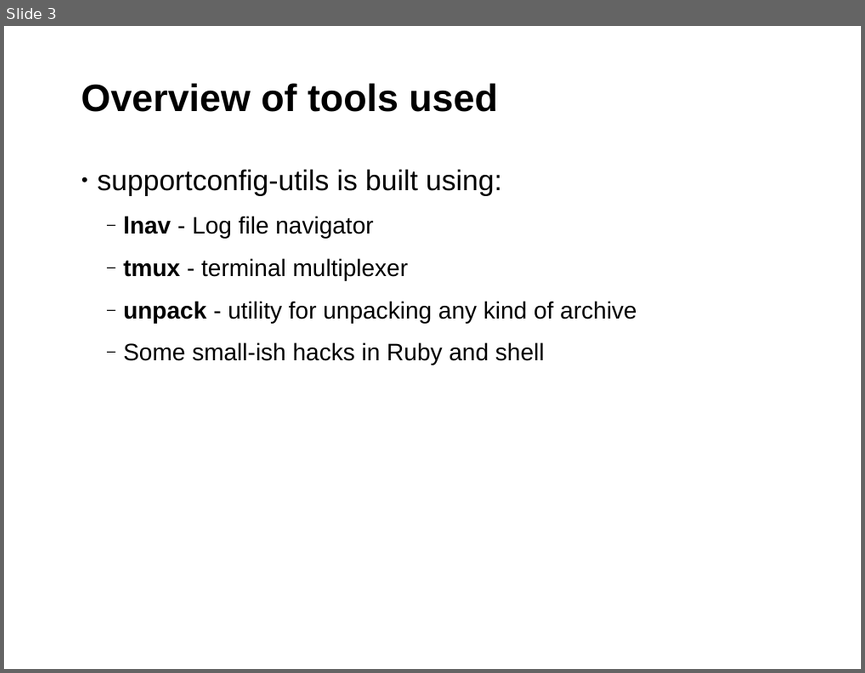
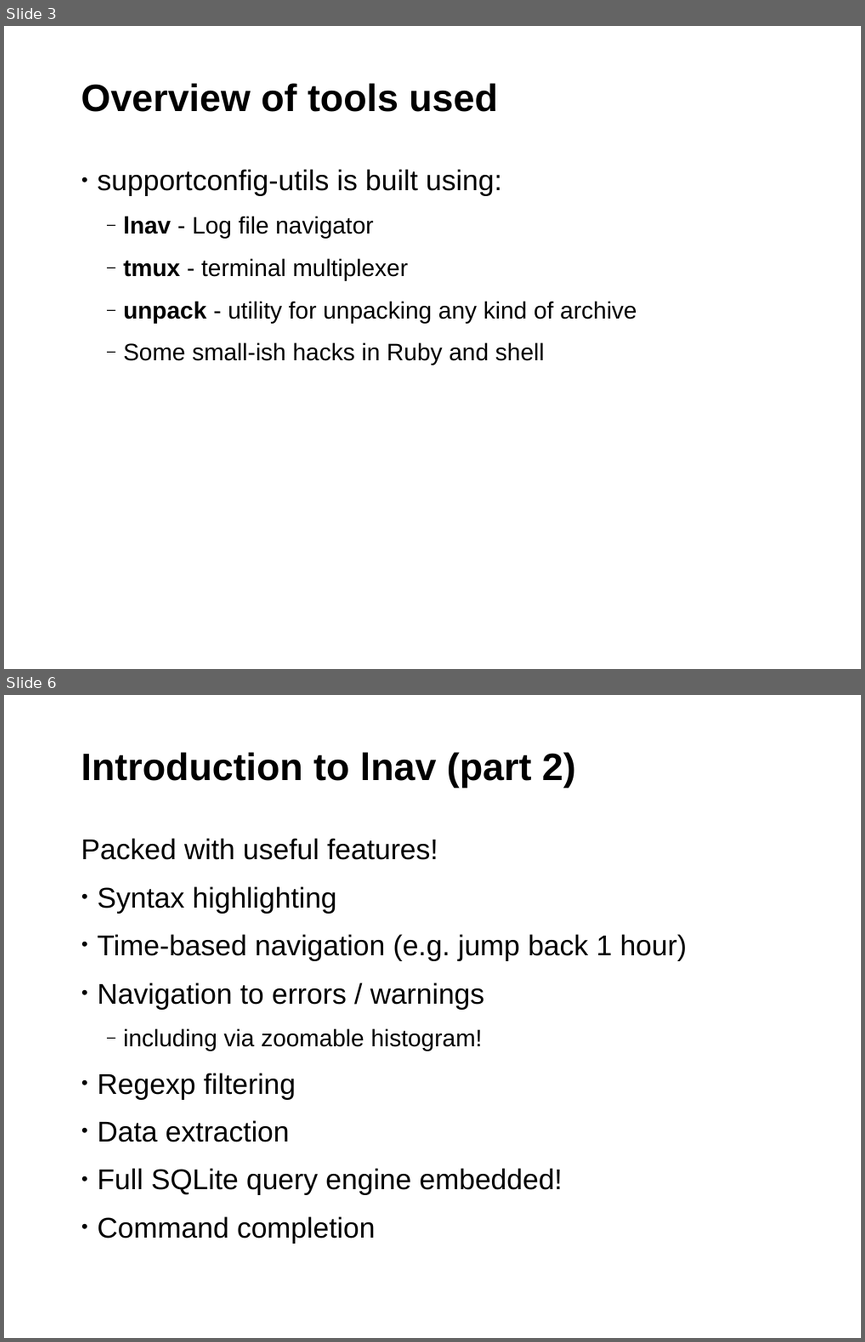
Before and after one commit to sayalilunkad/supportconfig-utils-slides, a slide deck: presentation.odp. Shown one above the other, each under a label of ours: slide 3 before the commit, slides 3 and 6 after it; the slides between them are not shown. The pictures are 865x673 and 865x1342 pixels, drawn with LibreOffice and Linux fonts; fonts in the diff are those of the drawing; background and template pictures are left out. Boxes give left, top, right and bottom in pixels: in the first picture for what was removed or moved away, otherwise in the second. Text is boxed around its words. In the diff, an @@ line names an element or a change of style, - is before the commit and + after.

Commit message:
lots more changes
Sorry, no time to break into smaller commits :-(

```diff
--- a/presentation.odp
+++ b/presentation.odp
@@ slide 6 added at (4, 695, 861, 1338), background #FFFFFF; not listed: 1 template element that a slide beside it also shows @@
@@ title added at (81, 752, 576, 788), 32 pt, text #000000, bold @@
+Introduction to lnav (part 2)
@@ text added at (81, 838, 687, 1195), 24 pt, text #000000 @@
+Packed with useful features!
+• Syntax highlighting
+• Time-based navigation (e.g. jump back 1 hour)
+• Navigation to errors / warnings
+  ‒ including via zoomable histogram!
+• Regexp filtering
+• Data extraction
+• Full SQLite query engine embedded!
+• Command completion
```
Also in this commit, not shown: 7 slides changed, 4 other slides added, 2 slides removed, 2 other files.
